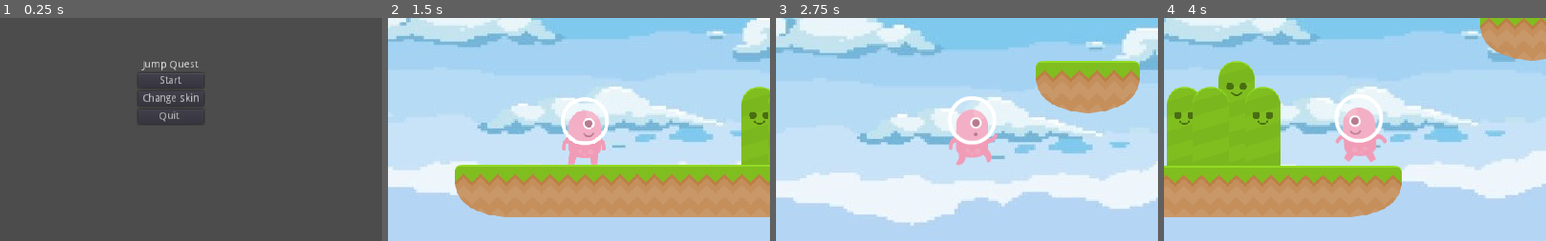
Above: before the commit, frames 1-4 (left to right).
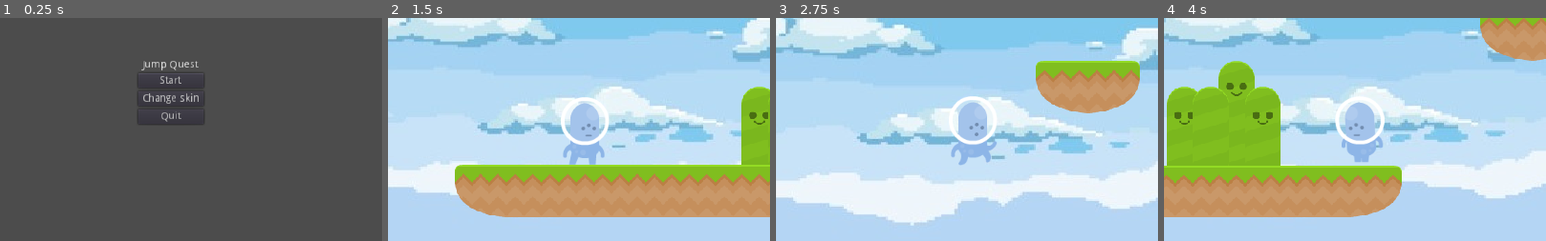
Above: after the commit, the same moments.

Repository: shaiyon/Jump_Quest
Game: Godot game, scene res://Levels/Start Menu/Start Menu.tscn
The game is run twice, just before and just after one commit, with the same random seed, the same clock (stepped at 60 frames per second) and the same inputs.
Inputs:
- Up to frame 1 (0.25 s): no input
- Up to frame 2 (1.5 s): click "Change skin" at 0.5 s; click "Start" at 1.25 s
- Up to frame 3 (2.75 s): tap Enter at 2 s; hold Right (ui_right) from 2.03 s (still down); tap Up (ui_up) at 2.27 s
- Up to frame 4 (4 s): tap Up (ui_up) at 3.02 s; release Right (ui_right) at 3.53 s; hold Left (ui_left) from 3.53 s (still down)
The pictures show only the part of the screen within x 28-78%, y 33-83%; the shares and areas given below are measured in that part.

The runs differ from the first frame. In frame 1, 0.1% of the frame differs, in the area x 41-48%, y 41-47%; in frame 2, 2.1%; in frame 3, 2.2%; in frame 4, 2.3%, in the area x 44-59%, y 34-65%.

Commit message:
Added ability to change skins in the menu.

Diff:
--- /dev/null
+++ b/Levels/End Screen.gd
@@ -0,0 +1,9 @@
+extends Control
+
+
+func _on_Menu_pressed():
+	get_tree().change_scene("res://Levels//Start Menu//Start Menu.tscn")
+
+
+func _on_Quit_pressed():
+	get_tree().quit()
--- a/Levels/End Screen.tscn
+++ b/Levels/End Screen.tscn
@@ -1,8 +1,11 @@
-[gd_scene format=2]
+[gd_scene load_steps=2 format=2]
 
-[node name="Control" type="Control"]
+[ext_resource path="res://Levels/End Screen.gd" type="Script" id=1]
+
+[node name="End Screen" type="Control"]
 anchor_right = 1.0
 anchor_bottom = 1.0
+script = ExtResource( 1 )
 
 [node name="CenterContainer" type="CenterContainer" parent="."]
 anchor_right = 1.0
@@ -10,12 +13,27 @@
 
 [node name="VBoxContainer" type="VBoxContainer" parent="CenterContainer"]
 margin_left = 471.0
-margin_top = 293.0
+margin_top = 269.0
 margin_right = 552.0
-margin_bottom = 307.0
+margin_bottom = 331.0
 
 [node name="Label" type="Label" parent="CenterContainer/VBoxContainer"]
 margin_right = 81.0
 margin_bottom = 14.0
 text = "You won boi!"
 align = 1
+
+[node name="Menu" type="Button" parent="CenterContainer/VBoxContainer"]
+margin_top = 18.0
+margin_right = 81.0
+margin_bottom = 38.0
+text = "Menu"
+
+[node name="Quit" type="Button" parent="CenterContainer/VBoxContainer"]
+margin_top = 42.0
+margin_right = 81.0
+margin_bottom = 62.0
+text = "Quit"
+
+[connection signal="pressed" from="CenterContainer/VBoxContainer/Menu" to="." method="_on_Menu_pressed"]
+[connection signal="pressed" from="CenterContainer/VBoxContainer/Quit" to="." method="_on_Quit_pressed"]
--- a/Levels/Level 2/L2.tscn
+++ b/Levels/Level 2/L2.tscn
@@ -288,7 +288,6 @@
 script = ExtResource( 1 )
 
 [node name="Player" parent="." instance=ExtResource( 2 )]
-position = Vector2( 0, 0 )
 
 [node name="TileMap" type="TileMap" parent="."]
 position = Vector2( 0, -4 )
--- a/Levels/Level Complete/Level Complete.gd
+++ b/Levels/Level Complete/Level Complete.gd
@@ -1,4 +1,5 @@
 extends Area2D
+# Transitions between levels
 
 # Variables
 var next_level = "res://Levels//Level {0}//L{0}.tscn"
--- a/Levels/Start Menu/Start Menu.gd
+++ b/Levels/Start Menu/Start Menu.gd
@@ -1,9 +1,13 @@
 extends Control
 
 
-func _on_Start_game_pressed():
+func _on_Start_pressed():
 	get_tree().change_scene("res://Levels//Level 1//L1.tscn")
 
 
-func _on_Quit_game_pressed():
+func _on_Quit_pressed():
 	get_tree().quit()
+
+
+func _on_Change_skin_pressed():
+	global.skin += 1
--- a/Levels/Start Menu/Start Menu.tscn
+++ b/Levels/Start Menu/Start Menu.tscn
@@ -23,23 +23,24 @@
 text = "Jump Quest"
 align = 1
 
-[node name="Start game" type="Button" parent="CenterContainer/VBoxContainer"]
+[node name="Start" type="Button" parent="CenterContainer/VBoxContainer"]
 margin_top = 18.0
 margin_right = 88.0
 margin_bottom = 38.0
 text = "Start"
 
-[node name="Change character" type="Button" parent="CenterContainer/VBoxContainer"]
+[node name="Change skin" type="Button" parent="CenterContainer/VBoxContainer"]
 margin_top = 42.0
 margin_right = 88.0
 margin_bottom = 62.0
 text = "Change skin"
 
-[node name="Quit game" type="Button" parent="CenterContainer/VBoxContainer"]
+[node name="Quit" type="Button" parent="CenterContainer/VBoxContainer"]
 margin_top = 66.0
 margin_right = 88.0
 margin_bottom = 86.0
-text = "Quit "
+text = "Quit"
 
-[connection signal="pressed" from="CenterContainer/VBoxContainer/Start game" to="." method="_on_Start_game_pressed"]
-[connection signal="pressed" from="CenterContainer/VBoxContainer/Quit game" to="." method="_on_Quit_game_pressed"]
+[connection signal="pressed" from="CenterContainer/VBoxContainer/Start" to="." method="_on_Start_pressed"]
+[connection signal="pressed" from="CenterContainer/VBoxContainer/Change skin" to="." method="_on_Change_skin_pressed"]
+[connection signal="pressed" from="CenterContainer/VBoxContainer/Quit" to="." method="_on_Quit_pressed"]
--- a/Player/Player.gd
+++ b/Player/Player.gd
@@ -2,11 +2,8 @@
 
 # Variables
 var velocity = Vector2()
-var level = 1
 var start_loc
 var isdead = false
-var deaths = 0
-var death_count = "Deaths: %s"
 var fall_reset
 var fall_anim
 var canmove = true
@@ -31,17 +28,17 @@
 		velocity.x = min(velocity.x+ACCELERATION, SPEED)
 		# Walk right animation
 		$Sprite.flip_h = false
-		$Sprite.play("Walk")
+		$Sprite.play("Walk{0}".format([global.skin]))
 	# Move left
 	elif Input.is_action_pressed("ui_left") && canmove:
 		# Acceleration
 		velocity.x = max(velocity.x-ACCELERATION, -SPEED)
 		# Walk left animation
 		$Sprite.flip_h = true
-		$Sprite.play("Walk")
+		$Sprite.play("Walk{0}".format([global.skin]))
 	# Idle animation
 	else:
-		$Sprite.play("Idle")
+		$Sprite.play("Idle{0}".format([global.skin]))
 
 	if is_on_floor() && canmove:
 		# Jump
@@ -51,14 +48,13 @@
 		velocity.x = lerp(velocity.x, 0, FRICTION)
 	# Fall animation
 	elif position.y > fall_anim:
-		$Sprite.play("Fall")
+		$Sprite.play("Fall{0}".format([global.skin]))
 		canmove = false
 	else:
 		# Jump animation
-		$Sprite.play("Jump")
+		$Sprite.play("Jump{0}".format([global.skin]))
 		# Air resistance
 		velocity.x = lerp(velocity.x, 0, AIR_RESISTANCE)
-
 
 	# Stop jump if a ceiling or wall is hit
 	if (is_on_ceiling() || is_on_wall()) && velocity.y < 0:
@@ -71,8 +67,7 @@
 	if isdead:
 		set_position(start_loc)
 		velocity = Vector2(0,0)
-		$Sprite.flip_h = false
-		deaths += 1
+		global.deaths += 1
 		isdead = false
 		canmove = true
 
--- a/Player/Player.tscn
+++ b/Player/Player.tscn
@@ -1,53 +1,118 @@
-[gd_scene load_steps=19 format=2]
+[gd_scene load_steps=47 format=2]
 
 [ext_resource path="res://Player/Player.gd" type="Script" id=1]
-[ext_resource path="res://Player/Sprites/p3_walk01.png" type="Texture" id=2]
-[ext_resource path="res://Player/Sprites/p3_walk02.png" type="Texture" id=3]
-[ext_resource path="res://Player/Sprites/p3_walk03.png" type="Texture" id=4]
-[ext_resource path="res://Player/Sprites/p3_walk04.png" type="Texture" id=5]
-[ext_resource path="res://Player/Sprites/p3_walk05.png" type="Texture" id=6]
-[ext_resource path="res://Player/Sprites/p3_walk06.png" type="Texture" id=7]
-[ext_resource path="res://Player/Sprites/p3_walk07.png" type="Texture" id=8]
-[ext_resource path="res://Player/Sprites/p3_walk08.png" type="Texture" id=9]
-[ext_resource path="res://Player/Sprites/p3_walk09.png" type="Texture" id=10]
-[ext_resource path="res://Player/Sprites/p3_walk10.png" type="Texture" id=11]
-[ext_resource path="res://Player/Sprites/p3_walk11.png" type="Texture" id=12]
-[ext_resource path="res://Player/Sprites/p3_hurt.png" type="Texture" id=13]
-[ext_resource path="res://Player/Sprites/p3_stand.png" type="Texture" id=14]
-[ext_resource path="res://Player/Sprites/p3_jump.png" type="Texture" id=15]
-[ext_resource path="res://Levels/Tilesets/sky.jpg" type="Texture" id=16]
+[ext_resource path="res://Player/Sprites/Skin 1/p3_stand.png" type="Texture" id=2]
+[ext_resource path="res://Player/Sprites/Skin 1/p3_hurt.png" type="Texture" id=3]
+[ext_resource path="res://Player/Sprites/Skin 1/p3_walk01.png" type="Texture" id=4]
+[ext_resource path="res://Player/Sprites/Skin 1/p3_walk02.png" type="Texture" id=5]
+[ext_resource path="res://Player/Sprites/Skin 1/p3_walk03.png" type="Texture" id=6]
+[ext_resource path="res://Player/Sprites/Skin 1/p3_walk04.png" type="Texture" id=7]
+[ext_resource path="res://Player/Sprites/Skin 1/p3_walk05.png" type="Texture" id=8]
+[ext_resource path="res://Player/Sprites/Skin 1/p3_walk06.png" type="Texture" id=9]
+[ext_resource path="res://Player/Sprites/Skin 1/p3_walk07.png" type="Texture" id=10]
+[ext_resource path="res://Player/Sprites/Skin 1/p3_walk08.png" type="Texture" id=11]
+[ext_resource path="res://Player/Sprites/Skin 1/p3_walk09.png" type="Texture" id=12]
+[ext_resource path="res://Player/Sprites/Skin 1/p3_walk10.png" type="Texture" id=13]
+[ext_resource path="res://Player/Sprites/Skin 1/p3_walk11.png" type="Texture" id=14]
+[ext_resource path="res://Player/Sprites/Skin 2/p2_jump.png" type="Texture" id=15]
+[ext_resource path="res://Player/Sprites/Skin 2/p2_hurt.png" type="Texture" id=16]
+[ext_resource path="res://Player/Sprites/Skin 2/p2_walk01.png" type="Texture" id=17]
+[ext_resource path="res://Player/Sprites/Skin 2/p2_walk02.png" type="Texture" id=18]
+[ext_resource path="res://Player/Sprites/Skin 2/p2_walk03.png" type="Texture" id=19]
+[ext_resource path="res://Player/Sprites/Skin 2/p2_walk04.png" type="Texture" id=20]
+[ext_resource path="res://Player/Sprites/Skin 2/p2_walk05.png" type="Texture" id=21]
+[ext_resource path="res://Player/Sprites/Skin 2/p2_walk06.png" type="Texture" id=22]
+[ext_resource path="res://Player/Sprites/Skin 2/p2_walk07.png" type="Texture" id=23]
+[ext_resource path="res://Player/Sprites/Skin 2/p2_walk08.png" type="Texture" id=24]
+[ext_resource path="res://Player/Sprites/Skin 2/p2_walk09.png" type="Texture" id=25]
+[ext_resource path="res://Player/Sprites/Skin 2/p2_walk10.png" type="Texture" id=26]
+[ext_resource path="res://Player/Sprites/Skin 2/p2_walk11.png" type="Texture" id=27]
+[ext_resource path="res://Player/Sprites/Skin 3/p1_jump.png" type="Texture" id=28]
+[ext_resource path="res://Player/Sprites/Skin 2/p2_stand.png" type="Texture" id=29]
+[ext_resource path="res://Player/Sprites/Skin 3/p1_walk01.png" type="Texture" id=30]
+[ext_resource path="res://Player/Sprites/Skin 3/p1_walk02.png" type="Texture" id=31]
+[ext_resource path="res://Player/Sprites/Skin 3/p1_walk03.png" type="Texture" id=32]
+[ext_resource path="res://Player/Sprites/Skin 3/p1_walk04.png" type="Texture" id=33]
+[ext_resource path="res://Player/Sprites/Skin 3/p1_walk05.png" type="Texture" id=34]
+[ext_resource path="res://Player/Sprites/Skin 3/p1_walk06.png" type="Texture" id=35]
+[ext_resource path="res://Player/Sprites/Skin 3/p1_walk07.png" type="Texture" id=36]
+[ext_resource path="res://Player/Sprites/Skin 3/p1_walk08.png" type="Texture" id=37]
+[ext_resource path="res://Player/Sprites/Skin 3/p1_walk09.png" type="Texture" id=38]
+[ext_resource path="res://Player/Sprites/Skin 3/p1_walk10.png" type="Texture" id=39]
+[ext_resource path="res://Player/Sprites/Skin 3/p1_walk11.png" type="Texture" id=40]
+[ext_resource path="res://Player/Sprites/Skin 3/p1_hurt.png" type="Texture" id=41]
+[ext_resource path="res://Player/Sprites/Skin 3/p1_stand.png" type="Texture" id=42]
+[ext_resource path="res://Player/Sprites/Skin 1/p3_jump.png" type="Texture" id=43]
+[ext_resource path="res://Levels/Tilesets/sky.jpg" type="Texture" id=44]
 
-
-
-[sub_resource type="SpriteFrames" id=1]
+[sub_resource type="SpriteFrames" id=2]
 animations = [ {
-"frames": [ ExtResource( 2 ), ExtResource( 3 ), ExtResource( 4 ), ExtResource( 5 ), ExtResource( 6 ), ExtResource( 7 ), ExtResource( 8 ), ExtResource( 9 ), ExtResource( 10 ), ExtResource( 11 ), ExtResource( 12 ) ],
+"frames": [ ExtResource( 2 ) ],
 "loop": true,
-"name": "Walk",
-"speed": 20.0
-}, {
-"frames": [ ExtResource( 13 ) ],
-"loop": true,
-"name": "Fall",
+"name": "Idle1",
 "speed": 5.0
 }, {
-"frames": [ ExtResource( 14 ) ],
+"frames": [ ExtResource( 3 ) ],
 "loop": true,
-"name": "Idle",
+"name": "Fall1",
 "speed": 5.0
+}, {
+"frames": [ ExtResource( 4 ), ExtResource( 5 ), ExtResource( 6 ), ExtResource( 7 ), ExtResource( 8 ), ExtResource( 9 ), ExtResource( 10 ), ExtResource( 11 ), ExtResource( 12 ), ExtResource( 13 ), ExtResource( 14 ) ],
+"loop": true,
+"name": "Walk1",
+"speed": 20.0
 }, {
 "frames": [ ExtResource( 15 ) ],
 "loop": true,
-"name": "Jump",
+"name": "Jump2",
+"speed": 5.0
+}, {
+"frames": [ ExtResource( 16 ) ],
+"loop": true,
+"name": "Fall2",
+"speed": 5.0
+}, {
+"frames": [ ExtResource( 17 ), ExtResource( 18 ), ExtResource( 19 ), ExtResource( 20 ), ExtResource( 21 ), ExtResource( 22 ), ExtResource( 23 ), ExtResource( 24 ), ExtResource( 25 ), ExtResource( 26 ), ExtResource( 27 ) ],
+"loop": true,
+"name": "Walk2",
+"speed": 20.0
+}, {
+"frames": [ ExtResource( 28 ) ],
+"loop": true,
+"name": "Jump3",
+"speed": 5.0
+}, {
+"frames": [ ExtResource( 29 ) ],
+"loop": true,
+"name": "Idle2",
+"speed": 5.0
+}, {
+"frames": [ ExtResource( 30 ), ExtResource( 31 ), ExtResource( 32 ), ExtResource( 33 ), ExtResource( 34 ), ExtResource( 35 ), ExtResource( 36 ), ExtResource( 37 ), ExtResource( 38 ), ExtResource( 39 ), ExtResource( 40 ) ],
+"loop": true,
+"name": "Walk3",
+"speed": 20.0
+}, {
+"frames": [ ExtResource( 41 ) ],
+"loop": true,
+"name": "Fall3",
+"speed": 5.0
+}, {
+"frames": [ ExtResource( 42 ) ],
+"loop": true,
+"name": "Idle3",
+"speed": 5.0
+}, {
+"frames": [ ExtResource( 43 ) ],
+"loop": true,
+"name": "Jump1",
 "speed": 5.0
 } ]
 
-[sub_resource type="CapsuleShape2D" id=2]
+[sub_resource type="CapsuleShape2D" id=3]
 radius = 30.0
-height = 32.0
+height = 33.0
 
 [node name="Player" type="KinematicBody2D"]
-position = Vector2( 2, 0 )
 script = ExtResource( 1 )
 __meta__ = {
 "_edit_group_": true
@@ -55,12 +120,12 @@
 
 [node name="Sprite" type="AnimatedSprite" parent="."]
 position = Vector2( 35, 52.5 )
-frames = SubResource( 1 )
-animation = "Idle"
+frames = SubResource( 2 )
+animation = "Idle1"
 
 [node name="CollisionShape2D" type="CollisionShape2D" parent="."]
-position = Vector2( 35, 52.5 )
-shape = SubResource( 2 )
+position = Vector2( 34, 52 )
+shape = SubResource( 3 )
 
 [node name="Camera2D" type="Camera2D" parent="."]
 current = true
--- a/global.gd
+++ b/global.gd
@@ -1,5 +1,7 @@
 extends Node
 
-# Variables
+# Global variables
 var level = 1
 var max_level = 2
+var deaths = 0
+var skin = 1
Not shown: 1 places in Player/Player.tscn that only renumber resources
Renamed: Player/Sprites/p3_duck.png -> Player/Sprites/Skin 1/p3_duck.png
Not shown, added: Player/Sprites/Skin 1/p3_duck.png.import
Renamed: Player/Sprites/p3_hurt.png -> Player/Sprites/Skin 1/p3_hurt.png
Not shown, added: Player/Sprites/Skin 1/p3_hurt.png.import
Renamed: Player/Sprites/p3_jump.png -> Player/Sprites/Skin 1/p3_jump.png
Not shown, added: Player/Sprites/Skin 1/p3_jump.png.import
Renamed: Player/Sprites/p3_stand.png -> Player/Sprites/Skin 1/p3_stand.png
Not shown, added: Player/Sprites/Skin 1/p3_stand.png.import
Renamed: Player/Sprites/p3_walk01.png -> Player/Sprites/Skin 1/p3_walk01.png
Not shown, added: Player/Sprites/Skin 1/p3_walk01.png.import
Renamed: Player/Sprites/p3_walk02.png -> Player/Sprites/Skin 1/p3_walk02.png
(and 90 more such lines)
